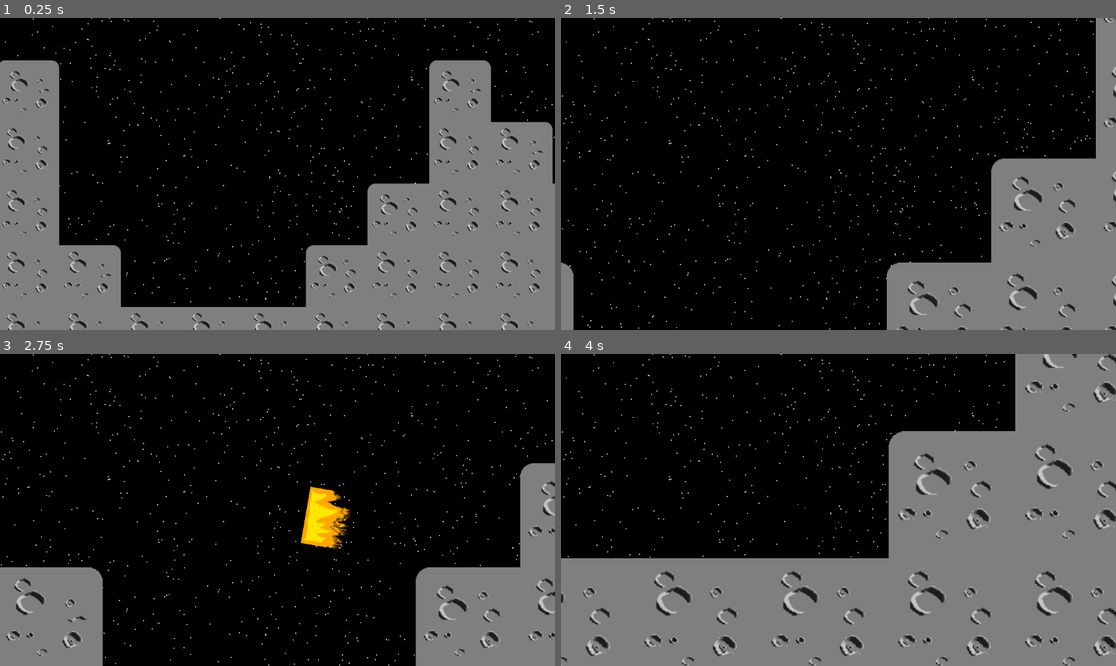
Above: before the commit, frames 1-4 (two rows, left to right).
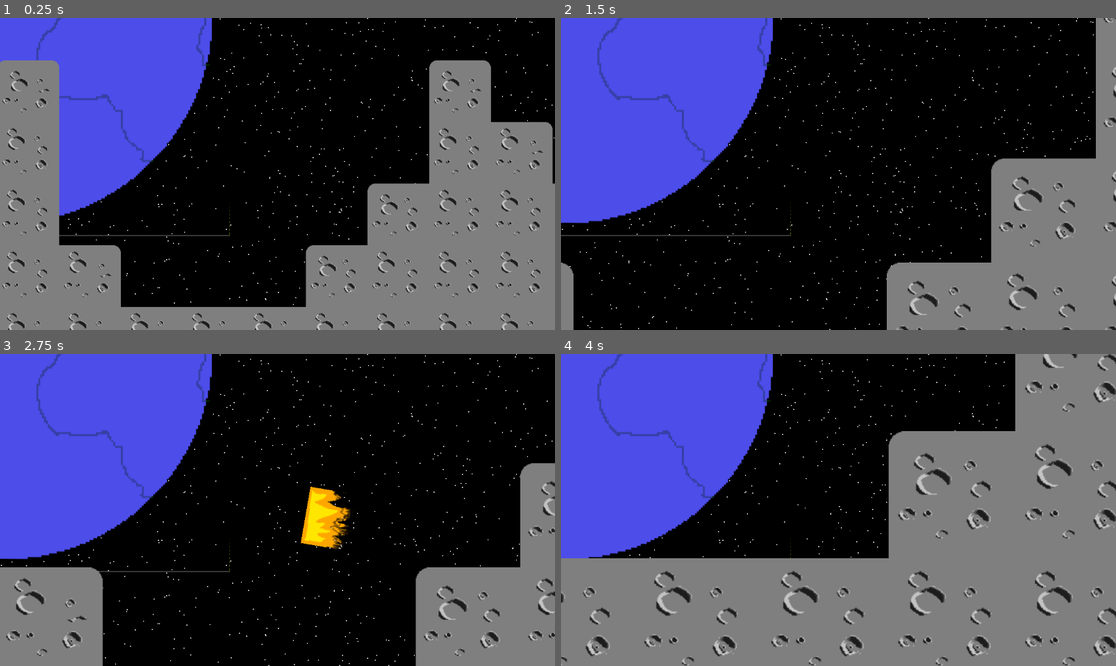
Above: after the commit, the same moments.

Repository: acidmath/DialIt
Game: Godot game, scene res://Main.tscn
Two runs of this game, one before a commit and one after it. Both use one fixed random seed, a clock stepped at 60 frames per second and the inputs below. Sound files missing from this copy of the repository are replaced by a short silence.
Inputs (mouse positions are in pixels of both pictures, inside the frame that each line leads up to):
- Up to frame 1 (0.25 s): no input
- Up to frame 2 (1.5 s): move the mouse to (960, 158) at 0.52 s; hold W (thrust) 0.53-1.28 s; hold Mouse wheel up (ZoomIn) 0.53-1.28 s; move the mouse to (727, 189) at 1.27 s; tap Mouse wheel down (ZoomOut) at 1.35 s
- Up to frame 3 (2.75 s): move the mouse to (333, 441) at 2.02 s; hold W (thrust) from 2.03 s (still down); hold A (lRot) from 2.03 s (still down)
- Up to frame 4 (4 s): move the mouse to (810, 572) at 2.77 s; release A (lRot) at 2.78 s; tap Right (rRot) at 2.85 s; move the mouse to (1005, 556) at 3.52 s; release W (thrust) at 3.53 s; hold Mouse wheel up (ZoomIn) from 3.53 s (still down)

The runs differ from the first frame. In frame 1, 15% of the frame differs, in the area x 0-100%, y 0-92%; in frame 2, 21%, in the area x 0-96%, y 0-100%; in frame 3, 21%; in frame 4, 20%.

Commit message:
keep old generated stars

Diff:
--- a/Background.gd
+++ b/Background.gd
@@ -1,6 +1,6 @@
 extends Node2D
 @onready var canvas_layer = $"."
-var origin
+var origin = Vector2(0, 0)
 var screenRect
 var random
 var magicNumber
@@ -8,14 +8,11 @@
 var minWidth = 0
 var maxHeight
 var minHeight = 0
+var oldStars: PackedVector2Array = PackedVector2Array()
 
 func _ready():
 	# setup backround size
-	origin = Vector2(0, 0)
-	var screenSize = get_window().get("size")
-	maxWidth = screenSize.x
-	maxHeight = screenSize.y
-	screenRect = Rect2(origin, screenSize)
+	SetupScreenRect()
 
 	# setup star randomizer
 	random = RandomNumberGenerator.new()
@@ -27,19 +24,43 @@
 
 func _draw():
 	DrawBlackBackground()
-	DrawStarsRandomly()
+	DrawStars()
 
 func OnWindowSizeChanged():
-	canvas_layer.queue_redraw()
+	if SetupScreenRect():
+		canvas_layer.queue_redraw()
+
+func SetupScreenRect() -> bool:
+	var screenSize = get_window().get("size")
+	if maxWidth == null or maxHeight == null or screenSize.x > maxWidth or screenSize.y > maxHeight:
+		screenRect = Rect2(origin, screenSize)
+		maxWidth = screenSize.x
+		maxHeight = screenSize.y
+		return true
+	else:
+		return false
 
 func DrawBlackBackground():
 	canvas_layer.draw_rect(screenRect, Color.BLACK)
 
-func DrawStarsRandomly():
-	for x in range(minWidth, maxWidth):
-		for y in range(minHeight, maxHeight):
-			if random.randi() % 1000 == magicNumber:
-				var coord = Vector2(x, y)
-				canvas_layer.draw_circle(coord, 1, Color.WHITE)
+func DrawStars():
+	DrawOldStars()
+	for x in maxWidth:
+		for y in maxHeight:
+			if x > minWidth or y > minHeight:
+				DrawRandomStar(x, y)
 	minWidth = maxWidth
 	minHeight = maxHeight
+
+func DrawOldStars():
+	for coord in oldStars:
+		DrawStar(coord)
+
+func DrawRandomStar(x: int, y: int):
+	if random.randi() % 1000 == magicNumber:
+		var coord = Vector2(x, y)
+		DrawStar(coord)
+		oldStars.append(coord)
+
+func DrawStar(coord: Vector2):
+	canvas_layer.draw_circle(coord, 1, Color.WHITE)
--- a/Main.tscn
+++ b/Main.tscn
@@ -471,11 +471,11 @@
 [node name="ParallaxBackground" type="ParallaxBackground" parent="."]
 scroll_ignore_camera_zoom = true
 
+[node name="GeneratedBackground" type="Node2D" parent="ParallaxBackground"]
+script = ExtResource("8_aylwr")
+
 [node name="ParallaxLayer" type="ParallaxLayer" parent="ParallaxBackground"]
 motion_scale = Vector2(0, 0)
 
 [node name="Sprite2D" type="Sprite2D" parent="ParallaxBackground/ParallaxLayer"]
 texture = ExtResource("8_i3xlp")
-
-[node name="GeneratedBackground" type="Node2D" parent="ParallaxBackground"]
-script = ExtResource("8_aylwr")
